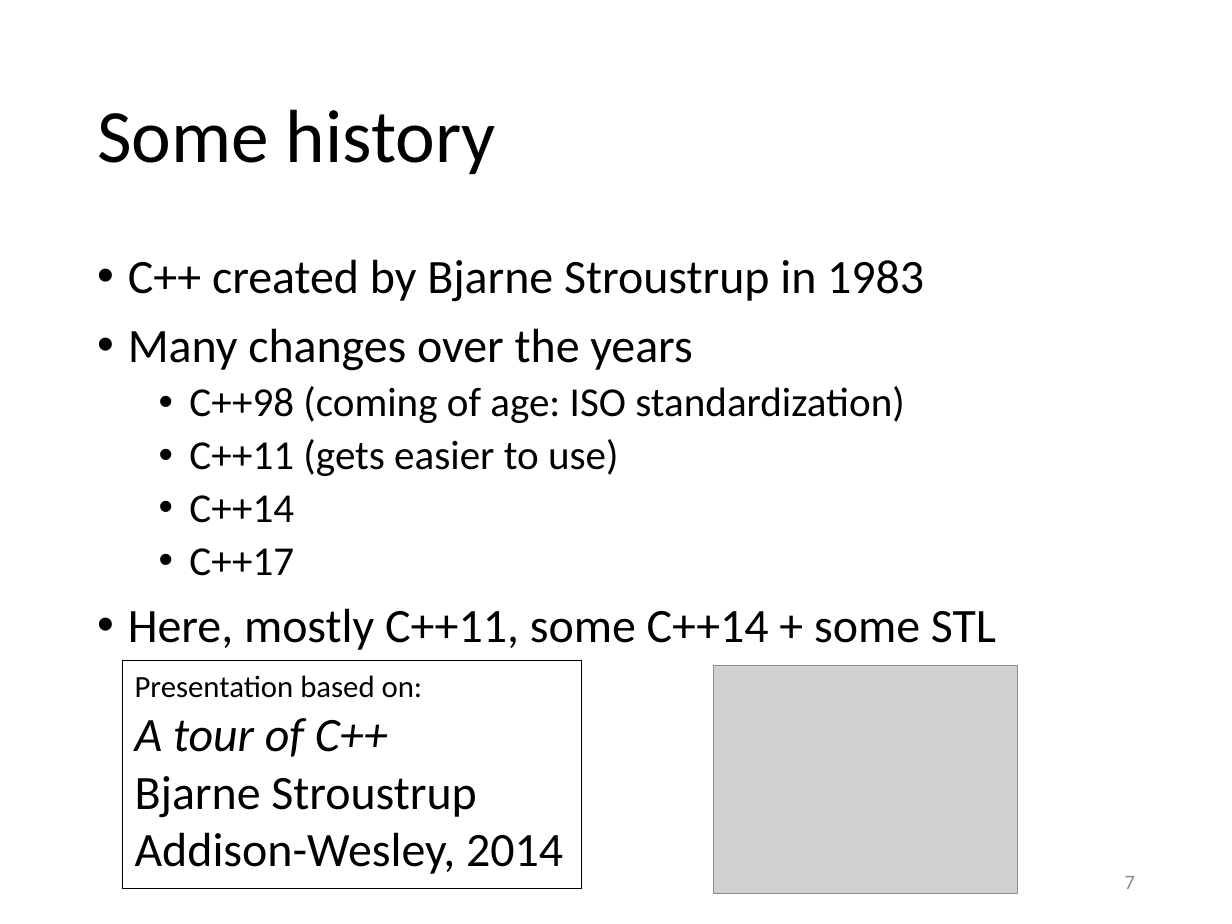
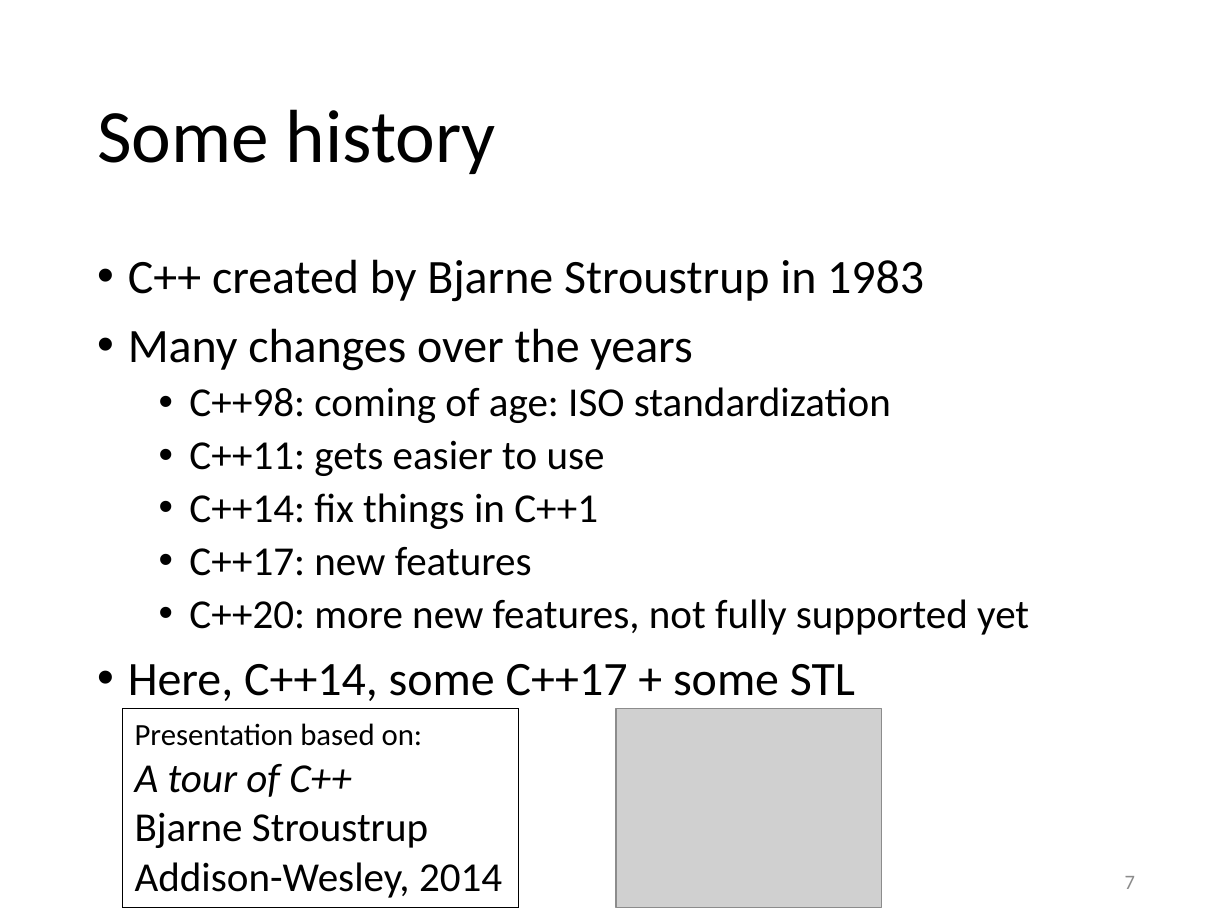
Before and after one commit to gjbex/Scientific-C-plus-plus, a slide deck: slide 7 of scientific_cpp.pptx. Drawn at 1232x924 pixels with LibreOffice and Linux fonts; fonts in the diff are those of the drawing; grey boxes stand for pictures. Boxes give left, top, right and bottom in pixels: in the first picture for what was removed or moved away, otherwise in the second. Text is boxed around its words. In the diff, an @@ line names an element or a change of style, - is before the commit and + after.

Commit message:
Update history slide

```diff
--- a/scientific_cpp.pptx
+++ b/scientific_cpp.pptx
@@ text at <box>128,387,1029,701</box>: text changed @@
-  • C++98 (coming of age: ISO standardization)
-  • C++11 (gets easier to use)
-  • C++14
-  • C++17
-• Here, mostly C++11, some C++14 + some STL
+  • C++98: coming of age: ISO standardization
+  • C++11: gets easier to use
+  • C++14: fix things in C++1
+  • C++17: new features
+  • C++20: more new features, not fully supported yet
+• Here, C++14, some C++17 + some STL
@@ rectangle "Presentation based on: A tour ...": place and size @@
-rectangle "Presentation based on: A tour ..." at <box>122,662,580,890</box>
+rectangle "Presentation based on: A tour ..." at <box>122,708,519,908</box>
@@ rectangle "Presentation based on: A tour ..." at <box>122,708,519,908</box>: size 28 to 24 pt in "A tour of C++ Bjarne Stroustrup", "Addison-Wesley, 2014" @@
@@ picture: place and size @@
-picture at <box>713,665,1018,893</box>
+picture at <box>616,708,881,908</box>
```
